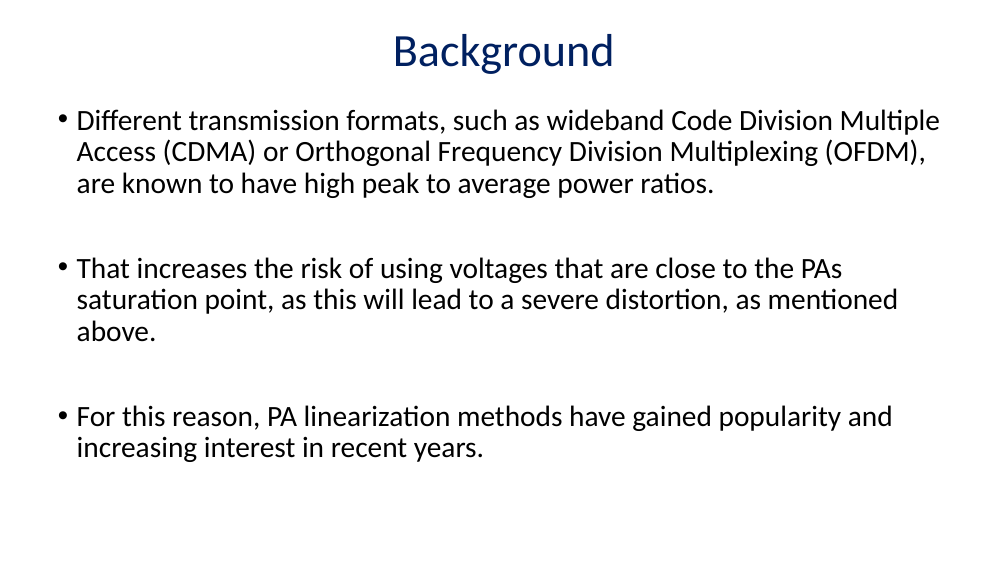
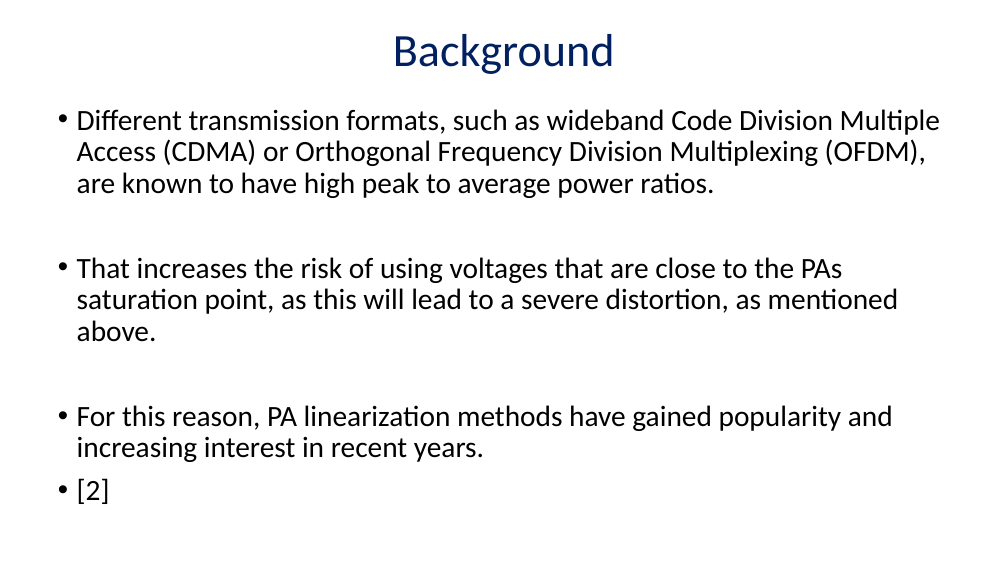
Before and after one commit to AdirCN/DPD, a slide deck: slide 6 of documents/Final Presentation.pptx (slide 5 before the commit). Drawn at 1008x567 pixels with LibreOffice and Linux fonts; fonts in the diff are those of the drawing. Boxes give left, top, right and bottom in pixels: in the first picture for what was removed or moved away, otherwise in the second. Text is boxed around its words. In the diff, an @@ line names an element or a change of style, - is before the commit and + after.

```diff
--- a/documents/Final Presentation.pptx
+++ b/documents/Final Presentation.pptx
@@ text at (x1=77, y1=478, x2=110, y2=504): paragraph added @@
+• [2]
```
Also in this commit, not shown: 6 other slides changed, 27 slides added, 5 slides removed, 1 other file.
